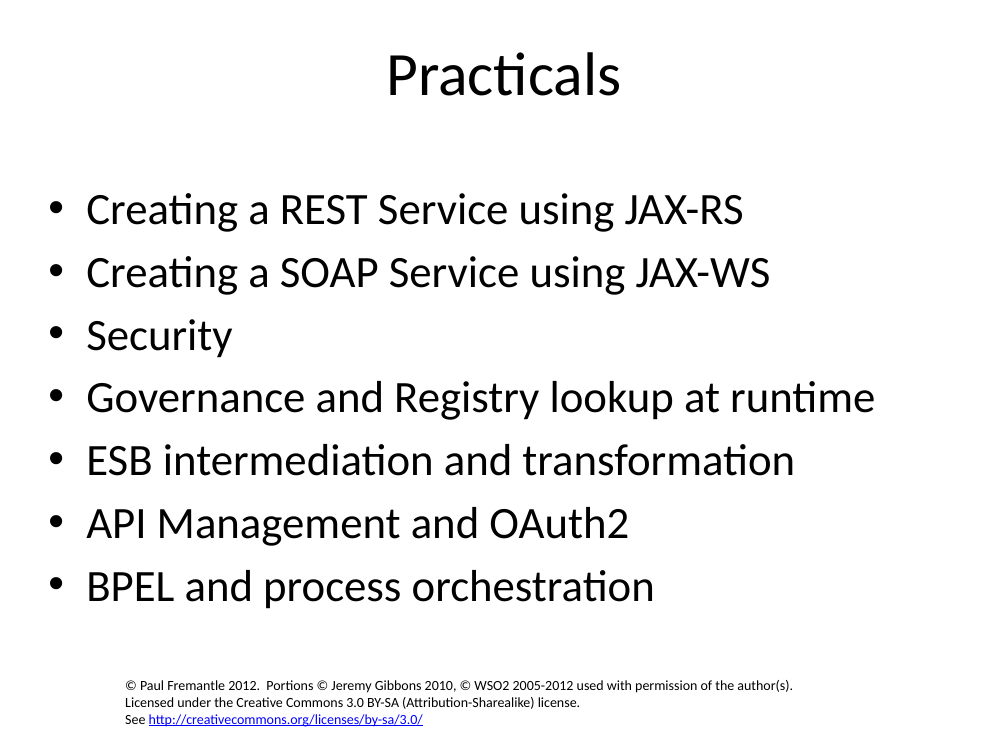
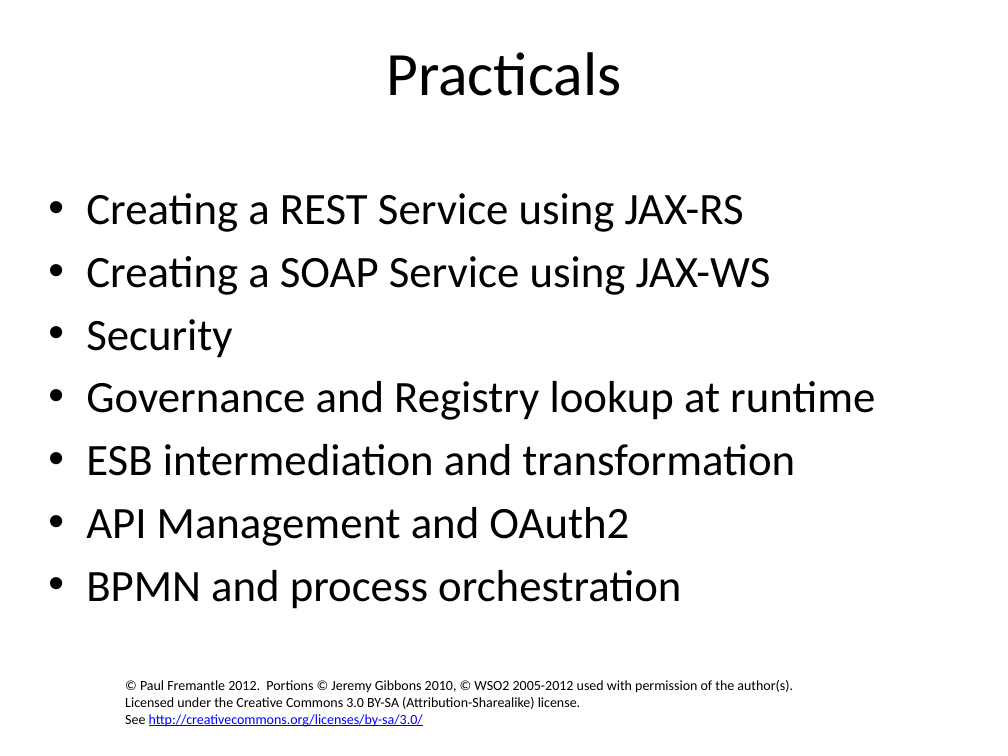
Before and after one commit to pzfreo/ox-soa-old, a slide deck: slide 7 of presentations/source/00-intro.pptx. Drawn at 1008x756 pixels with LibreOffice and Linux fonts; fonts in the diff are those of the drawing; background and template pictures are left out. Boxes give left, top, right and bottom in pixels: in the first picture for what was removed or moved away, otherwise in the second. Text is boxed around its words. In the diff, an @@ line names an element or a change of style, - is before the commit and + after.

```diff
--- a/presentations/source/00-intro.pptx
+++ b/presentations/source/00-intro.pptx
@@ text at <box>86,570,681,609</box>: text changed @@
-• BPEL and process orchestration
+• BPMN and process orchestration
```
Also in this commit, not shown: 4 other slides changed, 49 other files.
